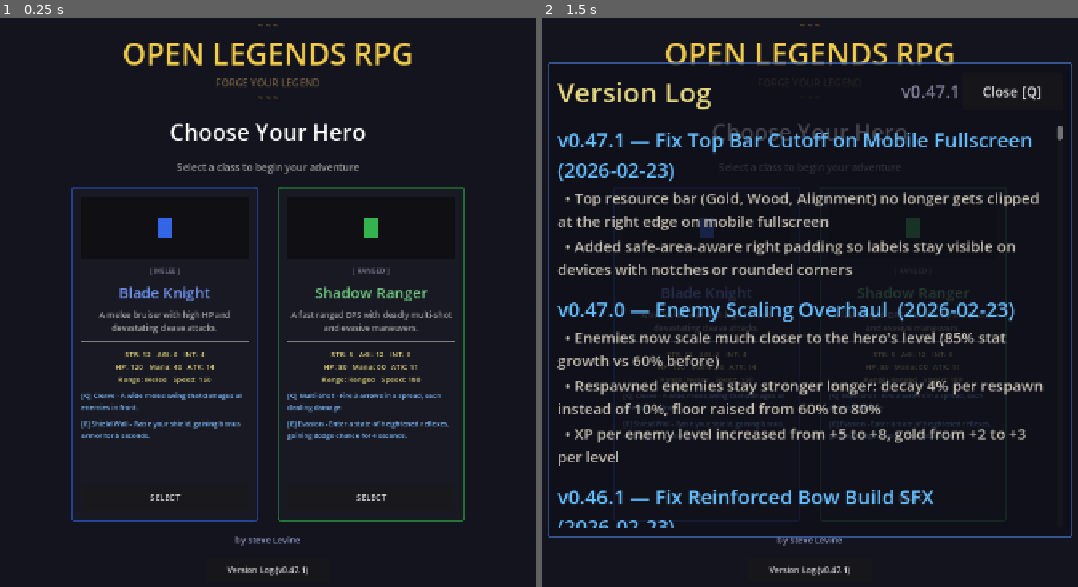
Above: before the commit, frames 1-2 (left to right).
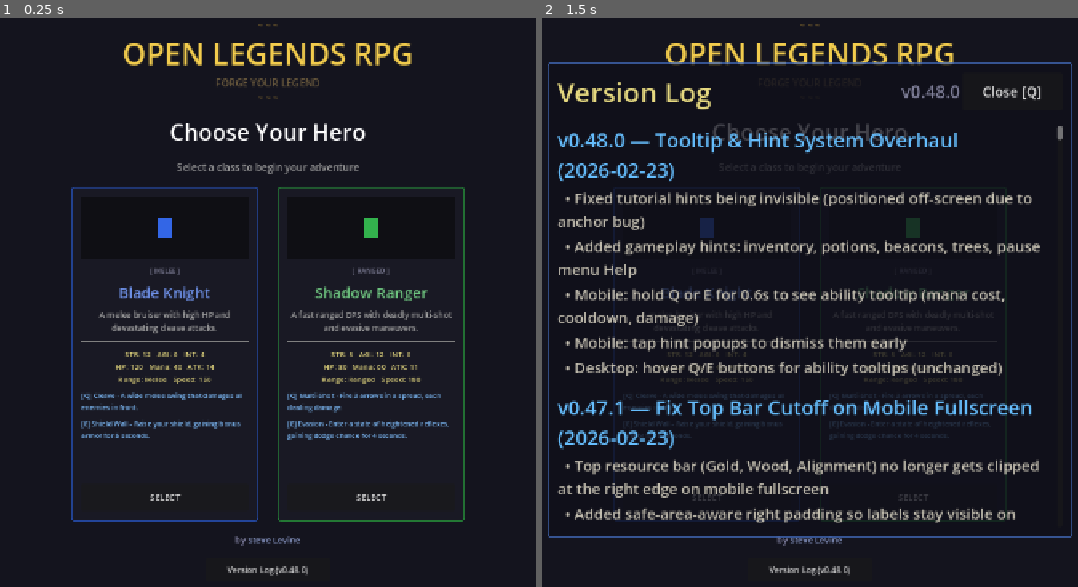
Above: after the commit, the same moments.

Repository: slxny/legends-open-rpg
Game: Godot game, scene res://scenes/main.tscn
The game is run twice, just before and just after one commit, with the same random seed, the same clock (stepped at 60 frames per second) and the same inputs.
Inputs:
- Up to frame 1 (0.25 s): no input
- Up to frame 2 (1.5 s): click "Version Log (v0.47.1)" (after the commit: "Version Log (v0.48.0)") at 0.5 s; click "SELECT" at 1.25 s

The runs differ from the first frame. In frame 1, less than 0.1% of the frame differs, in the area x 54-58%, y 96-98%; in frame 2, 16%, in the area x 2-94%, y 11-98%.

Commit message:
Overhaul tooltip and hint system for mobile and desktop
The tutorial hint panel was completely invisible — it used bottom
anchors (anchor_top=1.0) but set position.y to negative values,
which in Godot 4 means off-screen. Fixed to use offsets directly.

Also addressed several gaps in the hint/tooltip experience:

1. Hint positioning: use offset_top/offset_bottom (anchor-relative)
   instead of position.y (absolute screen coords)
2. Missing gameplay hints: added tips for inventory, potions, beacons,
   trees, and the pause menu Help screen on both platforms
3. Mobile ability tooltips: hold Q/E for 0.6s to see tooltip with
   mana cost, cooldown, and damage info (tap still casts normally)
4. Mobile tap-to-dismiss: tap any hint popup to dismiss it early
   and get the next tip sooner (2s instead of full delay)
5. Desktop: added hints for I (inventory), 1/2/3 (potions), Esc
   (pause/Help), hover Q/E reminder

https://claude.ai/code/session_01L3b9EJLMRKJDXXWSLJCZYh

Diff:
--- a/scenes/ui/changelog_dialog.gd
+++ b/scenes/ui/changelog_dialog.gd
@@ -9,9 +9,21 @@
 var _is_visible: bool = false
 var _is_mobile: bool = false
 
-const GAME_VERSION := "v0.47.1"
+const GAME_VERSION := "v0.48.0"
 
 const CHANGELOG: Array[Dictionary] = [
+	{
+		"version": "v0.48.0",
+		"title": "Tooltip & Hint System Overhaul",
+		"date": "2026-02-23",
+		"entries": [
+			"Fixed tutorial hints being invisible (positioned off-screen due to anchor bug)",
+			"Added gameplay hints: inventory, potions, beacons, trees, pause menu Help",
+			"Mobile: hold Q or E for 0.6s to see ability tooltip (mana cost, cooldown, damage)",
+			"Mobile: tap hint popups to dismiss them early",
+			"Desktop: hover Q/E buttons for ability tooltips (unchanged)",
+		]
+	},
 	{
 		"version": "v0.47.1",
 		"title": "Fix Top Bar Cutoff on Mobile Fullscreen",
--- a/scenes/ui/hud.gd
+++ b/scenes/ui/hud.gd
@@ -52,6 +52,7 @@
 var _hint_queue: Array[Dictionary] = []
 var _hint_timer: Timer = null
 var _hint_showing: bool = false
+var _hint_tween: Tween = null
 
 # Command overlay (mobile portrait)
 var _cmd_overlay: PanelContainer = null
@@ -472,8 +473,11 @@
 			_player._use_ability("ability_2")
 	)
 
-	# Tooltip hover — desktop only (on mobile, tap should cast, not tooltip)
-	if not _is_mobile:
+	# Tooltips: desktop hover, mobile long-press
+	if _is_mobile:
+		_setup_mobile_ability_tooltip(ability_1_btn, "ability_1")
+		_setup_mobile_ability_tooltip(ability_2_btn, "ability_2")
+	else:
 		ability_1_btn.mouse_entered.connect(_on_ability_hover.bind(ability_1_btn, "ability_1"))
 		ability_1_btn.mouse_exited.connect(_on_ability_unhover)
 		ability_2_btn.mouse_entered.connect(_on_ability_hover.bind(ability_2_btn, "ability_2"))
@@ -710,6 +714,37 @@
 	_tooltip_timer.stop()
 	_tooltip_panel.visible = false
 
+func _setup_mobile_ability_tooltip(btn: Button, ability_key: String) -> void:
+	var hold_timer = Timer.new()
+	hold_timer.one_shot = true
+	hold_timer.wait_time = 0.6
+	add_child(hold_timer)
+	hold_timer.timeout.connect(func():
+		if not _tooltip_data.has(ability_key):
+			return
+		_tooltip_label.text = _tooltip_data[ability_key]
+		_tooltip_panel.visible = true
+		# Position above button (same logic as desktop _show_tooltip)
+		await get_tree().process_frame
+		var btn_rect = btn.get_global_rect()
+		var tip_size = _tooltip_panel.size
+		var x_pos = btn_rect.position.x + btn_rect.size.x / 2.0 - tip_size.x / 2.0
+		var y_pos = btn_rect.position.y - tip_size.y - 8.0
+		x_pos = clampf(x_pos, 4, get_viewport().get_visible_rect().size.x - tip_size.x - 4)
+		if y_pos < 4:
+			y_pos = btn_rect.position.y + btn_rect.size.y + 8.0
+		_tooltip_panel.position = Vector2(x_pos, y_pos)
+	)
+	btn.button_down.connect(func(): hold_timer.start())
+	btn.button_up.connect(func():
+		hold_timer.stop()
+		if _tooltip_panel.visible:
+			# Auto-hide tooltip after 2s
+			var hide_tw = create_tween()
+			hide_tw.tween_interval(2.0)
+			hide_tw.tween_callback(func(): _tooltip_panel.visible = false)
+	)
+
 func _show_tooltip() -> void:
 	if _hovered_btn == null:
 		return
@@ -732,7 +767,12 @@
 	_hint_panel = PanelContainer.new()
 	_hint_panel.visible = false
 	_hint_panel.z_index = 50
-	_hint_panel.mouse_filter = Control.MOUSE_FILTER_IGNORE
+	# On mobile, allow tap-to-dismiss; on desktop, ignore mouse so it doesn't block
+	if _is_mobile:
+		_hint_panel.mouse_filter = Control.MOUSE_FILTER_STOP
+		_hint_panel.gui_input.connect(_on_hint_tapped)
+	else:
+		_hint_panel.mouse_filter = Control.MOUSE_FILTER_IGNORE
 	_hint_panel.anchors_preset = Control.PRESET_CENTER_BOTTOM
 	_hint_panel.anchor_left = 0.5
 	_hint_panel.anchor_right = 0.5
@@ -889,20 +929,40 @@
 			"delay": 18.0,
 			"text": "[color=#f0d866]TIP:[/color]  [color=#aaaaaa][b]Tap[/b][/color] enemies to auto-attack  |  [color=#aaaaaa][b]Pinch[/b][/color] to zoom in/out",
 		})
-		# Repeat long-press hint twice more at longer intervals
+		_hint_queue.append({
+			"delay": 25.0,
+			"text": "[color=#f0d866]TIP:[/color]  [color=#aaddff][b]Hold Q or E for a moment[/b][/color] to see ability details — mana cost, cooldown, and damage",
+		})
+		_hint_queue.append({
+			"delay": 30.0,
+			"text": "[color=#f0d866]TIP:[/color]  Tap [color=#88ddff][b]Items[/b][/color] to open your inventory  |  Tap [color=#66ff88][b]potion slots[/b][/color] (1, 2, 3) to use consumables",
+		})
+		_hint_queue.append({
+			"delay": 45.0,
+			"text": "[color=#f0d866]TIP:[/color]  Walk onto [color=#aaddff][b]colored beacons[/b][/color] for Shops, Armory, and Tavern  |  Attack [color=#88cc66][b]trees[/b][/color] to chop wood",
+		})
+		# Repeat long-press hint at a longer interval
 		_hint_queue.append({
 			"delay": 120.0,
 			"text": "[color=#f0d866]REMINDER:[/color]  [color=#aaddff][b]Hold your hero for 2s[/b][/color] to check your stats anytime",
-		})
-		_hint_queue.append({
-			"delay": 300.0,
-			"text": "[color=#f0d866]REMINDER:[/color]  [color=#aaddff][b]Hold hero 2s[/b][/color] for detailed stats — track your STR, AGI, INT growth",
 		})
 	else:
 		_hint_queue.append({
 			"delay": 18.0,
 			"text": "[color=#f0d866]TIP:[/color]  [color=#aaaaaa][b]Left-click[/b][/color] enemies to auto-attack  |  [color=#aaaaaa][b]Right-click[/b][/color] your hero for stats",
 		})
+		_hint_queue.append({
+			"delay": 30.0,
+			"text": "[color=#f0d866]TIP:[/color]  [color=#88ddff][b]I[/b][/color] for inventory  |  [color=#66ff88][b]1, 2, 3[/b][/color] to use potions  |  [color=#aaaaaa]Hover Q/E for ability details[/color]",
+		})
+		_hint_queue.append({
+			"delay": 45.0,
+			"text": "[color=#f0d866]TIP:[/color]  Walk onto [color=#aaddff][b]colored beacons[/b][/color] for Shops, Armory, and Tavern  |  Attack [color=#88cc66][b]trees[/b][/color] to chop wood",
+		})
+		_hint_queue.append({
+			"delay": 60.0,
+			"text": "[color=#f0d866]TIP:[/color]  Press [color=#aaaaaa][b]Esc[/b][/color] to pause  |  [color=#aaaaaa][b]Help[/b][/color] in the pause menu has all controls and tips",
+		})
 
 	# Start the first hint after its delay
 	if _hint_queue.size() > 0:
@@ -918,28 +978,44 @@
 	_hint_panel.visible = true
 	_hint_panel.modulate.a = 0.0
 
-	# Position above the bottom panel
+	# Position above the bottom panel using offsets (hint_panel has bottom anchors)
 	await get_tree().process_frame
-	var screen_w = get_viewport().get_visible_rect().size.x
 	var panel_w = _hint_panel.size.x
+	var panel_h = _hint_panel.size.y
 	var vp_size_hint = get_viewport().get_visible_rect().size
 	var is_landscape_hint = vp_size_hint.x > vp_size_hint.y
-	var bottom_offset = -125.0
+	var bottom_offset = 125.0
 	if _is_mobile:
-		bottom_offset = -140.0 if is_landscape_hint else -150.0
-	_hint_panel.position = Vector2((screen_w - panel_w) / 2.0, bottom_offset - _hint_panel.size.y - 10)
-
-	# Fade in
-	var tween = create_tween()
-	tween.tween_property(_hint_panel, "modulate:a", 1.0, 0.4)
-	# Hold for 6 seconds
-	tween.tween_interval(6.0)
-	# Fade out
-	tween.tween_property(_hint_panel, "modulate:a", 0.0, 0.6)
-	tween.tween_callback(func():
+		bottom_offset = 140.0 if is_landscape_hint else 150.0
+	_hint_panel.offset_left = -panel_w / 2.0
+	_hint_panel.offset_right = panel_w / 2.0
+	_hint_panel.offset_bottom = -(bottom_offset + 10)
+	_hint_panel.offset_top = -(bottom_offset + panel_h + 10)
+
+	# Fade in → hold → fade out
+	if _hint_tween and _hint_tween.is_valid():
+		_hint_tween.kill()
+	_hint_tween = create_tween()
+	_hint_tween.tween_property(_hint_panel, "modulate:a", 1.0, 0.4)
+	_hint_tween.tween_interval(6.0)
+	_hint_tween.tween_property(_hint_panel, "modulate:a", 0.0, 0.6)
+	_hint_tween.tween_callback(_on_hint_finished)
+
+func _on_hint_finished() -> void:
+	_hint_panel.visible = false
+	_hint_tween = null
+	if not _hint_queue.is_empty():
+		_hint_timer.wait_time = _hint_queue[0]["delay"]
+		_hint_timer.start()
+
+func _on_hint_tapped(event: InputEvent) -> void:
+	if event is InputEventScreenTouch and event.pressed:
+		# Dismiss the current hint immediately on tap
+		if _hint_tween and _hint_tween.is_valid():
+			_hint_tween.kill()
 		_hint_panel.visible = false
-		# Schedule the next hint
+		_hint_tween = null
+		# Schedule next hint sooner (2s instead of full delay)
 		if not _hint_queue.is_empty():
-			_hint_timer.wait_time = _hint_queue[0]["delay"]
+			_hint_timer.wait_time = min(_hint_queue[0]["delay"], 2.0)
 			_hint_timer.start()
-	)
